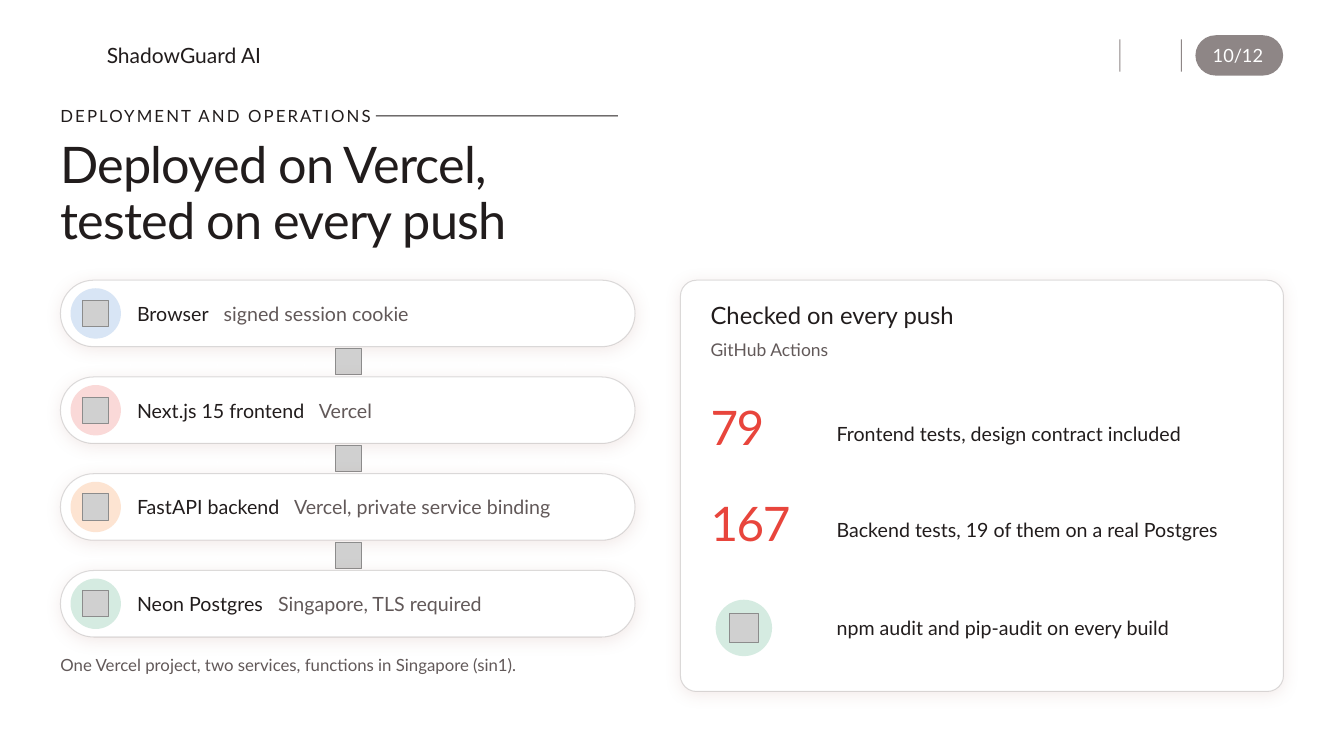
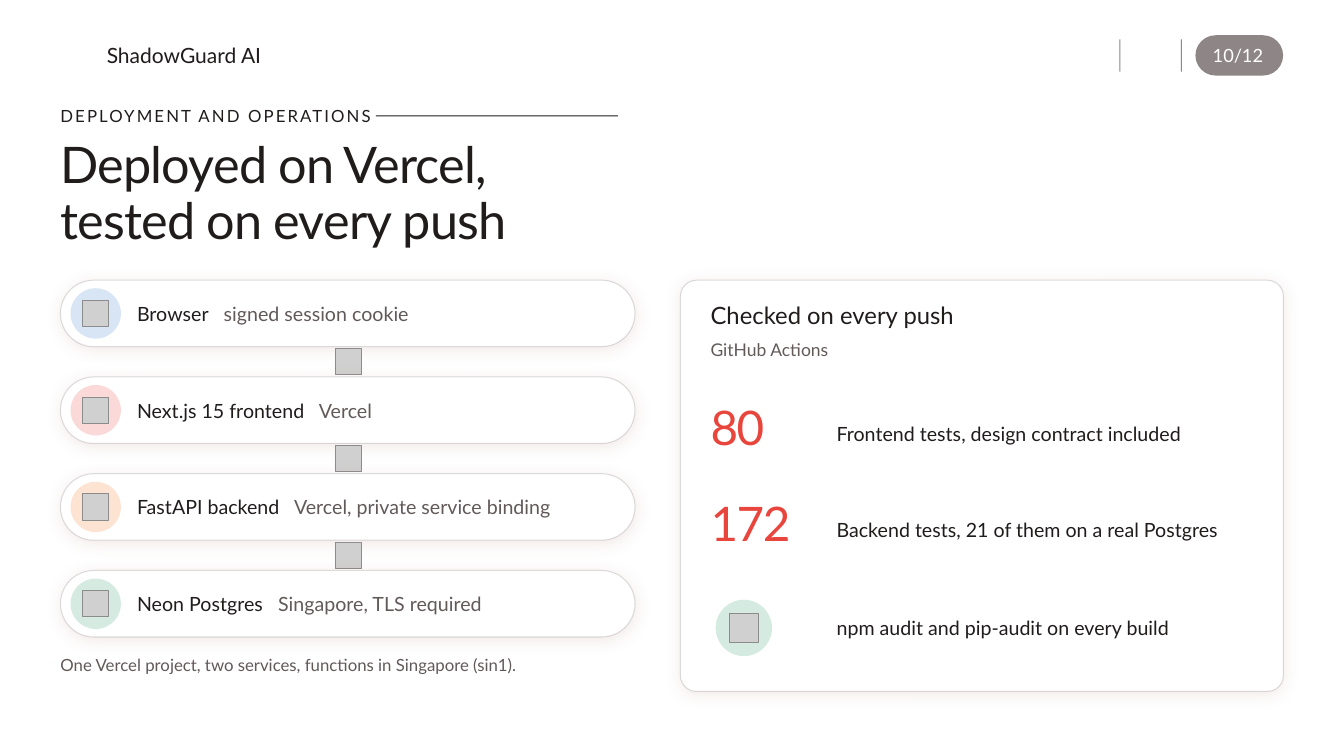
Before and after one commit to B0mb0cl4t5/shadowguard-ai, a slide deck: slide 10 of docs/ShadowGuard_Overview.pptx. Drawn at 1344x756 pixels with LibreOffice and Linux fonts; fonts in the diff are those of the drawing; grey boxes stand for pictures; background and template pictures are left out. Boxes give left, top, right and bottom in pixels: in the first picture for what was removed or moved away, otherwise in the second. Text is boxed around its words. In the diff, an @@ line names an element or a change of style, - is before the commit and + after.

```diff
--- a/docs/ShadowGuard_Overview.pptx
+++ b/docs/ShadowGuard_Overview.pptx
@@ text at box(711, 410, 765, 446): text changed @@
-79
+80
@@ text at box(711, 506, 791, 541): text changed @@
-167
+172
@@ text at box(837, 522, 1218, 541): text changed @@
-Backend tests, 19 of them on a real Postgres
+Backend tests, 21 of them on a real Postgres
```
Also in this commit, not shown: 16 other files.
